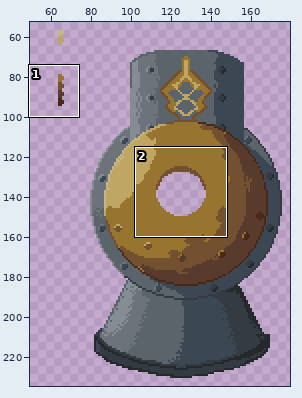
Pixel-art file: resources/bubbles/images/cannon_wip.aseprite. Above, an overview of the earlier version with the close-up marked.
Close-up. The starting point:
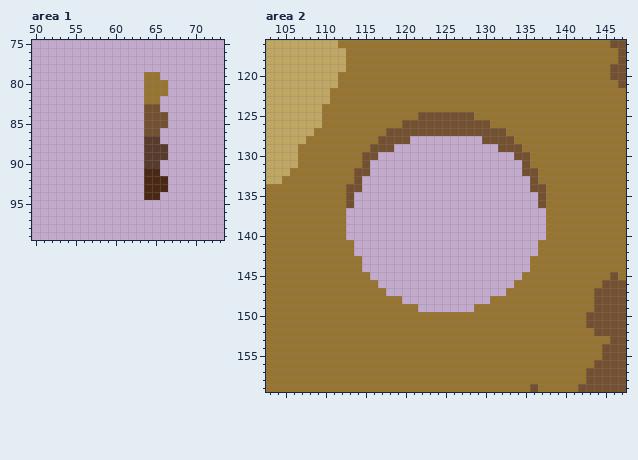
256x256 pixels, 1 frame. Shown: area 1: x 50..73, y 75..99; area 2: x 103..147, y 116..159. The wide view leaves out empty margins. The commit also changed other parts of the picture, which this record leaves out.
After:
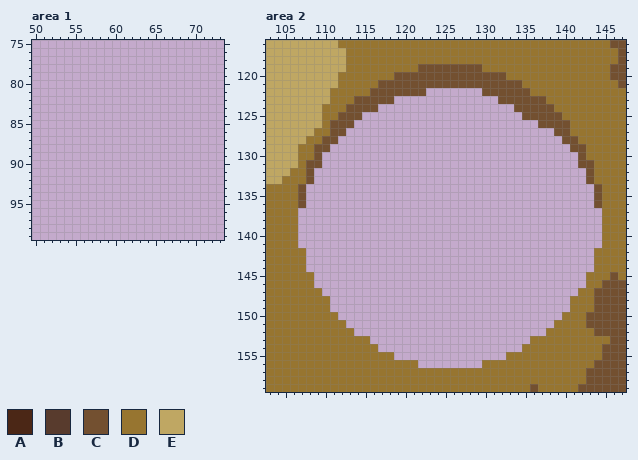
Palette (. is transparent): A #4b2716  B #583b2d  C #735030  D #977530  E #bfa763
From old to new:
layer "Layer 4" now hidden
Changed rows in their new state; - is an unchanged pixel.
Area 1, layer "Layer 1":
first column x 64:
 79 ..-
 80 ...
 81 ...
 82 ..-
 83 ..-
 84 ...
 85 ...
 86 ..-
 87 ..-
 88 ...
 89 ...
 90 ..-
 91 ..-
 92 ...
 93 ...
 94 ..-
Area 2, layer "Layer 1":
first column x 107:
119 ---------------CCCCCCCC---------------
120 ------------CCCCCCCCCCCCCC------------
121 ----------CCCCCCCCCCCCCCCCCC----------
122 ---------CCCCCCC.......CCCCCC---------
123 -------CCCCC.............CCCCCC-------
124 ------CCCC.................CCCCC------
125 -----CCC....................CCCCC-----
126 ----CCC.......................CCCC----
127 ----CC..........................CC----
128 ---CC.........---------..........CC---
129 --CC........-------------.........CC--
130 --C.......-----------------........C--
131 -CC......-------------------.......CC-
132 -C.......-------------------........C-
133 -C......---------------------.......C-
134 C.......---------------------........C
135 C......-----------------------.......C
136 C......-----------------------.......C
137 ......-------------------------.......
138 ......-------------------------.......
139 ......-------------------------.......
140 ......-------------------------.......
141 .......-----------------------........
142 -......-----------------------.......-
143 -.......---------------------........-
144 -.......---------------------........-
145 --.......-------------------........--
146 --........-----------------.........--
147 ---........---------------.........---
148 ----.........-----------..........----
149 ----...........-------............----
150 -----............................-----
151 ------..........................------
152 -------........................-------
153 ---------....................---------
154 ----------..................----------
155 ------------..............------------
156 ---------------........---------------
